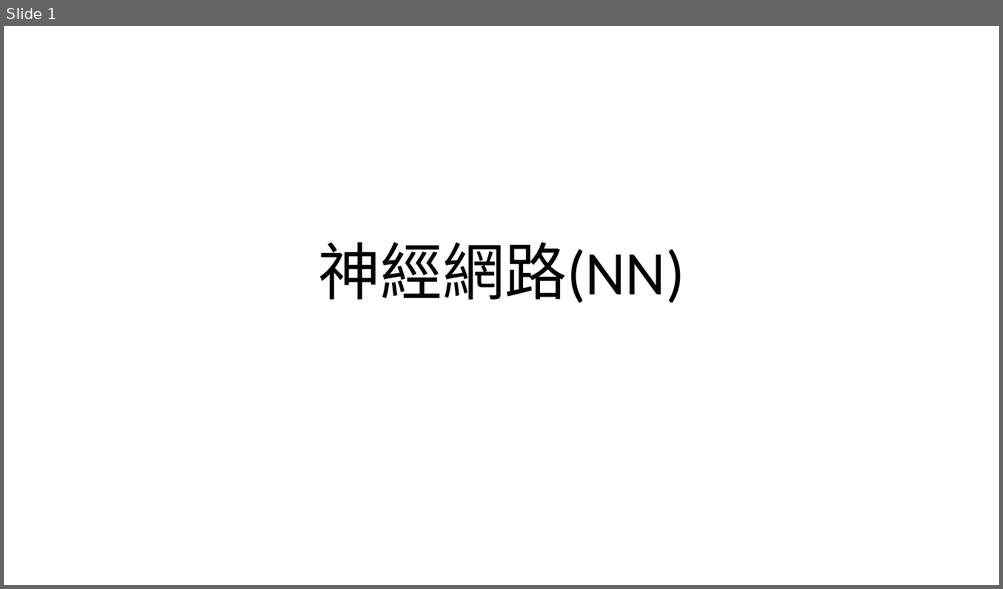
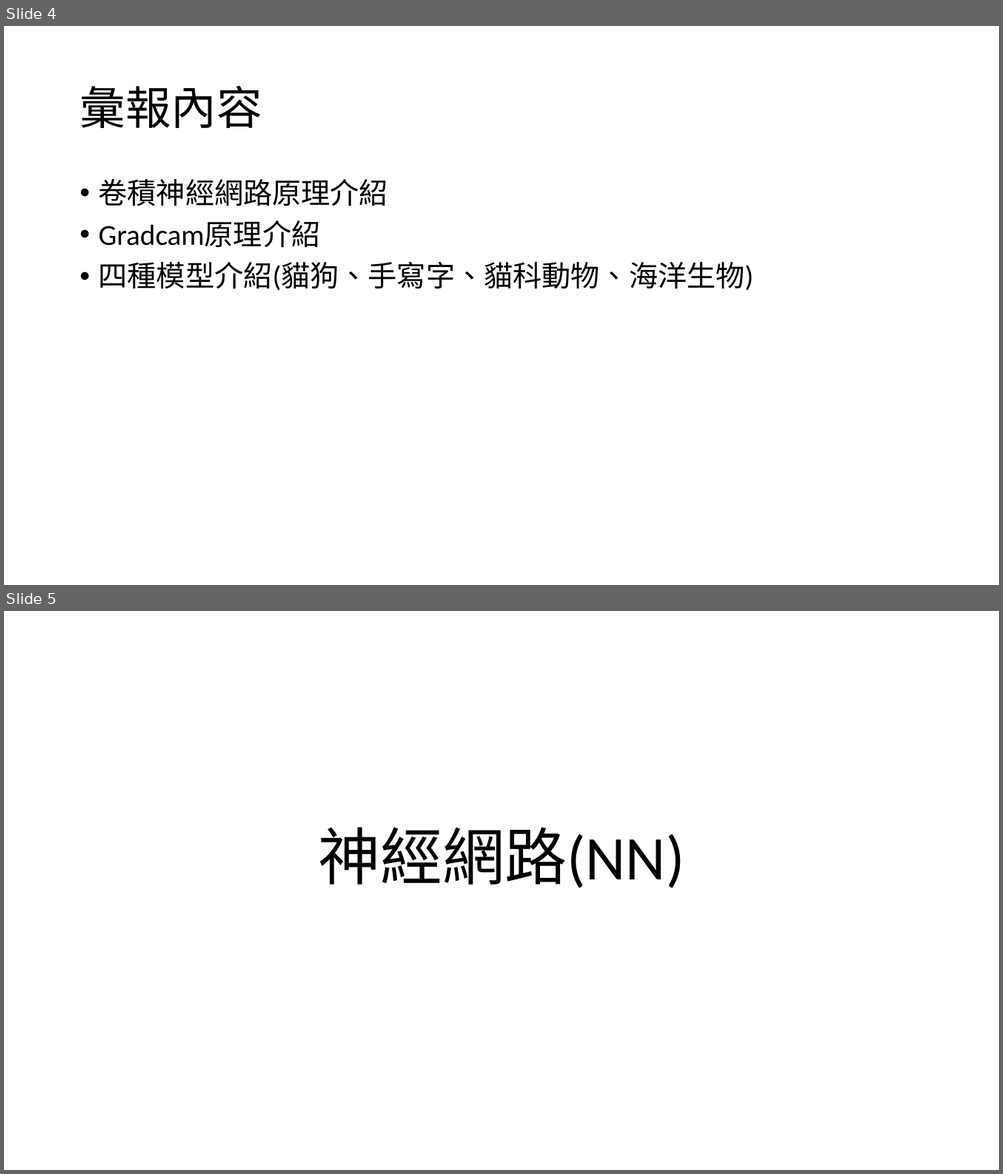
Before and after one commit to WingSyncAlgorithm/Object_Detection, a slide deck: 統整簡報/20230924/cnn.pptx. Shown one above the other, each under a label of ours: slide 1 before the commit, slides 4 and 5 after it. The pictures are 1003x589 and 1003x1174 pixels, drawn with LibreOffice and Linux fonts; fonts in the diff are those of the drawing. Boxes give left, top, right and bottom in pixels: in the first picture for what was removed or moved away, otherwise in the second. Text is boxed around its words. In the diff, an @@ line names an element or a change of style, - is before the commit and + after.

```diff
--- a/統整簡報/20230924/cnn.pptx
+++ b/統整簡報/20230924/cnn.pptx
@@ slide 4 added at (4,26,999,585), background #FFFFFF @@
@@ title added at (79,86,262,128), 44 pt, text #000000 @@
+彙報內容
@@ text added at (99,179,754,291), 28 pt, text #000000 @@
+• 卷積神經網路原理介紹
+• Gradcam原理介紹
+• 四種模型介紹(貓狗、手寫字、貓科動物、海洋生物)
@@ what was slide 1 is now slide 5 @@
```
Also in this commit, not shown: 4 slides changed, 3 other slides added.
